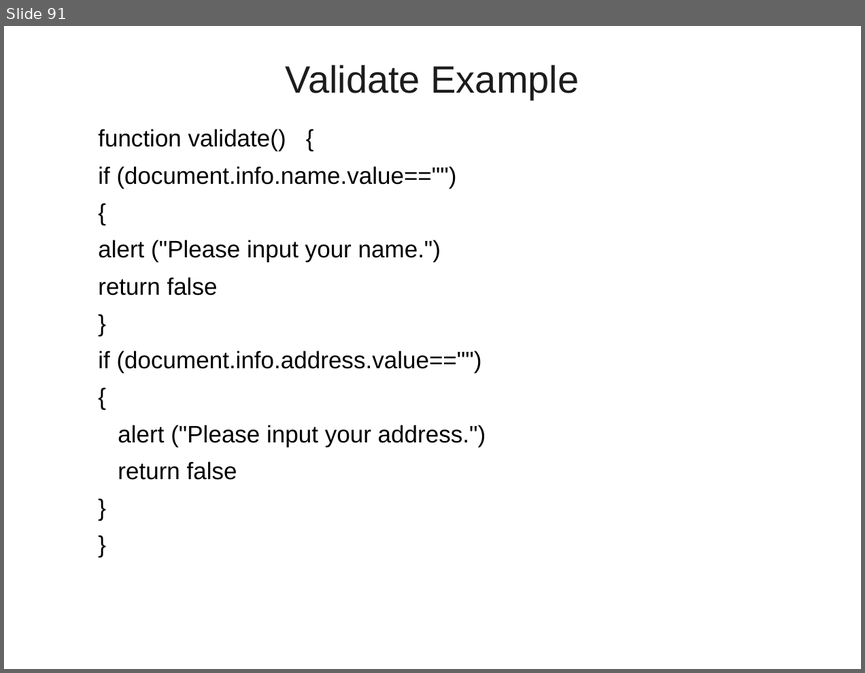
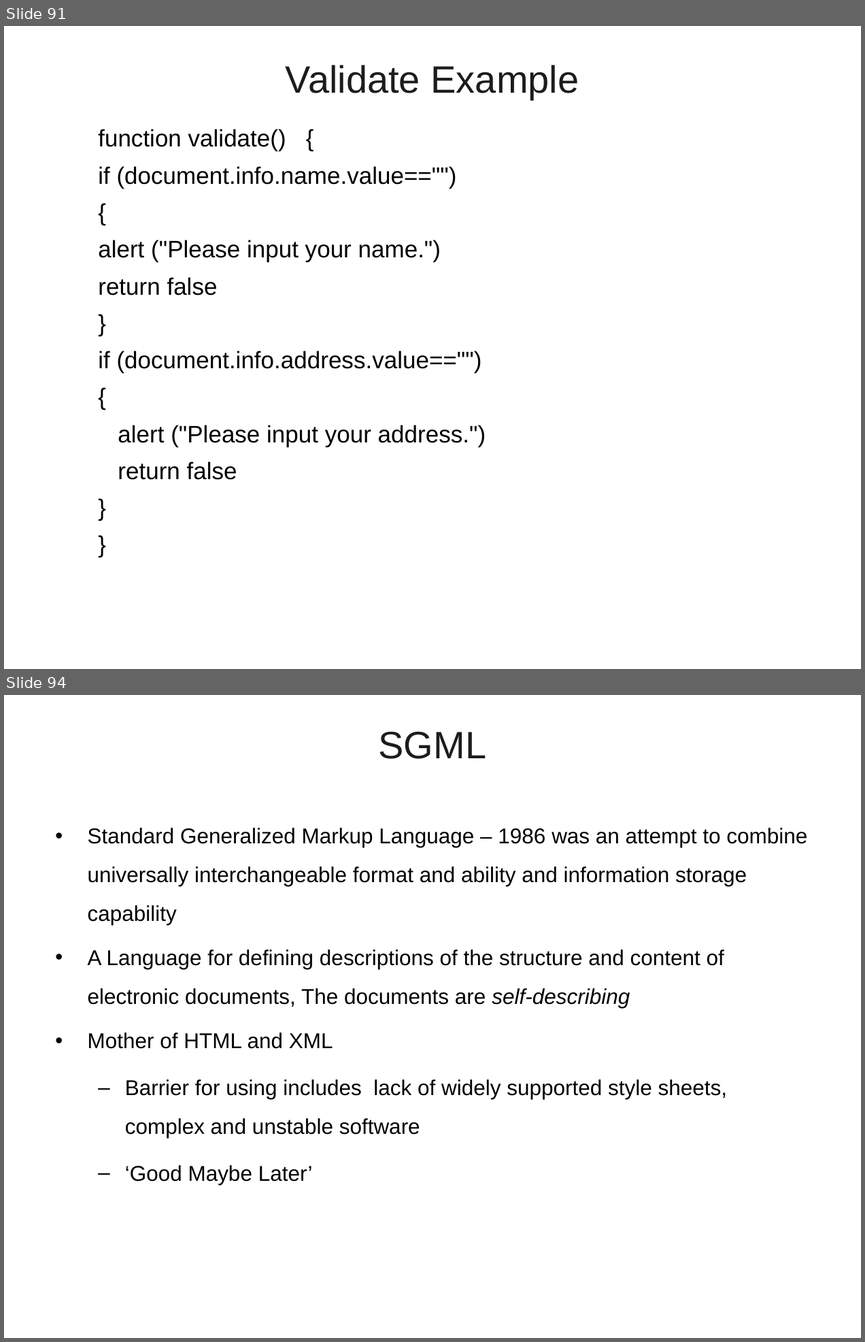
Before and after one commit to vatsanTraining/training_june_2022, a slide deck: JavaScript_Module_1.ppt. Shown one above the other, each under a label of ours: slide 91 before the commit, slides 91 and 94 after it; the slides between them are not shown. The pictures are 865x673 and 865x1342 pixels, drawn with LibreOffice and Linux fonts; fonts in the diff are those of the drawing; background and template pictures are left out. Boxes give left, top, right and bottom in pixels: in the first picture for what was removed or moved away, otherwise in the second. Text is boxed around its words. In the diff, an @@ line names an element or a change of style, - is before the commit and + after.

Commit message:
Add files via upload
XML Content Also added

```diff
--- a/JavaScript_Module_1.ppt
+++ b/JavaScript_Module_1.ppt
@@ slide 94 added at box(4, 695, 861, 1338), background picture (left out) @@
@@ title added at box(379, 732, 487, 759), 32 pt, text #1C1C1C @@
+SGML
@@ text added at box(88, 828, 807, 1185), 18 pt, text #000000 @@
+• Standard Generalized Markup Language – 1986 was an attempt to combine universally interchangeable format and ability and information storage capability
+• A Language for defining descriptions of the structure and content of electronic documents, The documents are self-describing
+• Mother of HTML and XML
+  – Barrier for using includes lack of widely supported style sheets, complex and unstable software
+  – ‘Good Maybe Later’
```
Also in this commit, not shown: 16 slides changed, 43 other slides added.
